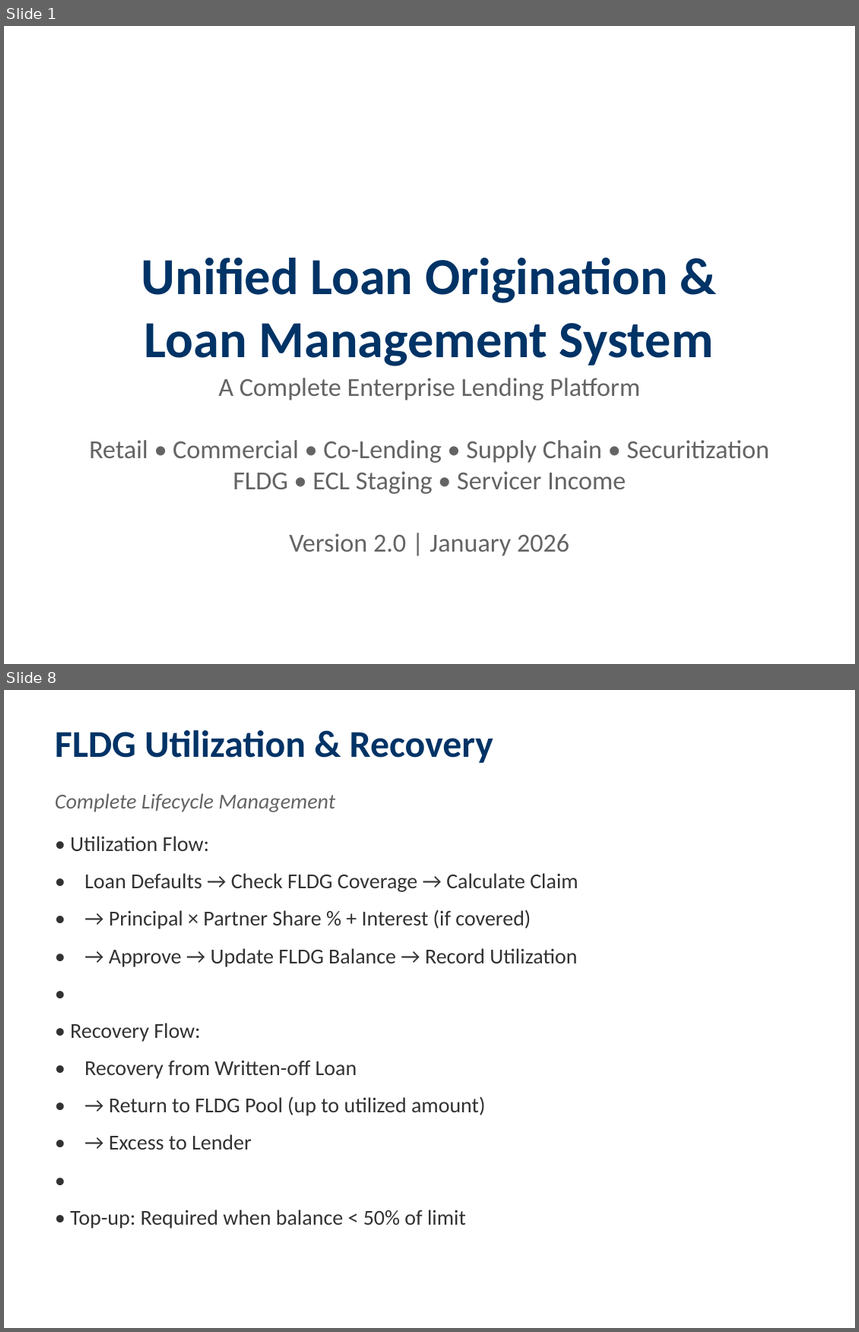
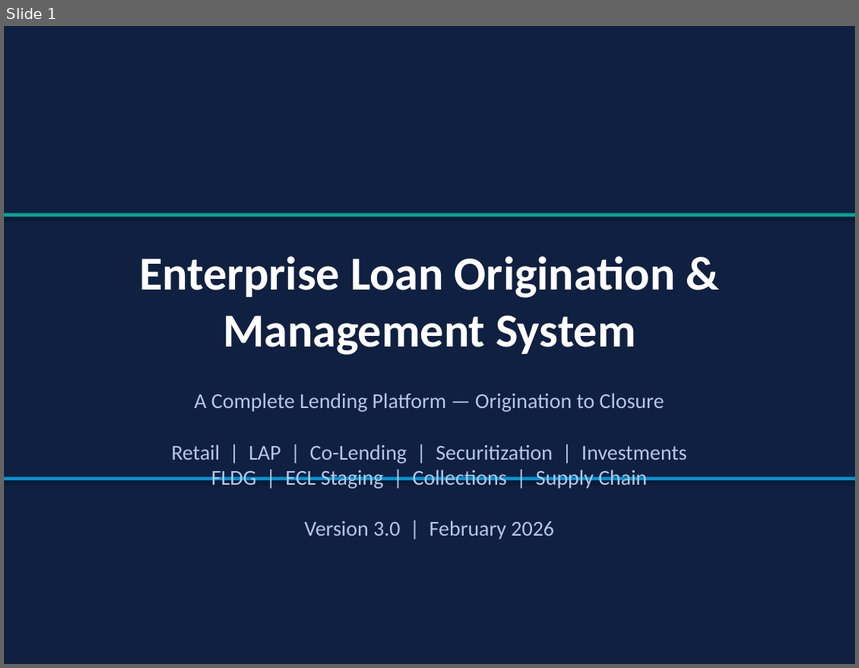
Before and after one commit to harshitrathi14/LOS-LMS, a slide deck: docs/LOS_LMS_System_Presentation.pptx. Shown one above the other, each under a label of ours: slides 1 and 8 before the commit, slide 1 after it; the slides between them are not shown. The pictures are 859x1332 and 859x668 pixels, drawn with LibreOffice and Linux fonts; fonts in the diff are those of the drawing. Boxes give left, top, right and bottom in pixels: in the first picture for what was removed or moved away, otherwise in the second. Text is boxed around its words. In the diff, an @@ line names an element or a change of style, - is before the commit and + after.

```diff
--- a/docs/LOS_LMS_System_Presentation.pptx
+++ b/docs/LOS_LMS_System_Presentation.pptx
@@ slide 8 removed at <box>4,690,855,1328</box>, background #FFFFFF @@
@@ text removed at <box>55,730,493,763</box> @@
-FLDG Utilization & Recovery
@@ text removed at <box>55,793,335,812</box> @@
-Complete Lifecycle Management
@@ text removed at <box>70,836,578,1229</box> @@
-• Utilization Flow:
-• Loan Defaults → Check FLDG Coverage → Calculate Claim
-• → Principal × Partner Share % + Interest (if covered)
-• → Approve → Update FLDG Balance → Record Utilization
-•
-• Recovery Flow:
-• Recovery from Written-off Loan
-• → Return to FLDG Pool (up to utilized amount)
-• → Excess to Lender
-•
-• Top-up: Required when balance < 50% of limit
@@ slide 1 changed as well @@
@@ background #FFFFFF to #0F2041 @@
@@ rectangle added at <box>4,213,855,217</box>, fill #00A699 @@
@@ text at <box>139,256,676,355</box>: text changed; size 44 to 40 pt; text colour #003366 to #FFFFFF @@
-Unified Loan Origination &
-Loan Management System
+Enterprise Loan Origination &
+Management System
@@ text at <box>171,393,687,540</box>: text changed; size 22 to 18 pt; text colour #646464 to #B4C8E6 @@
-A Complete Enterprise Lending Platform
-Retail • Commercial • Co-Lending • Supply Chain • Securitization
-FLDG • ECL Staging • Servicer Income
-Version 2.0 | January 2026
+A Complete Lending Platform — Origination to Closure
+Retail | LAP | Co-Lending | Securitization | Investments
+FLDG | ECL Staging | Collections | Supply Chain
+Version 3.0 | February 2026
@@ rectangle added at <box>4,477,855,480</box>, fill #0096D6 @@
```
Also in this commit, not shown: 2 other slides changed, 49 slides added, 22 other slides removed, 32 other files.
